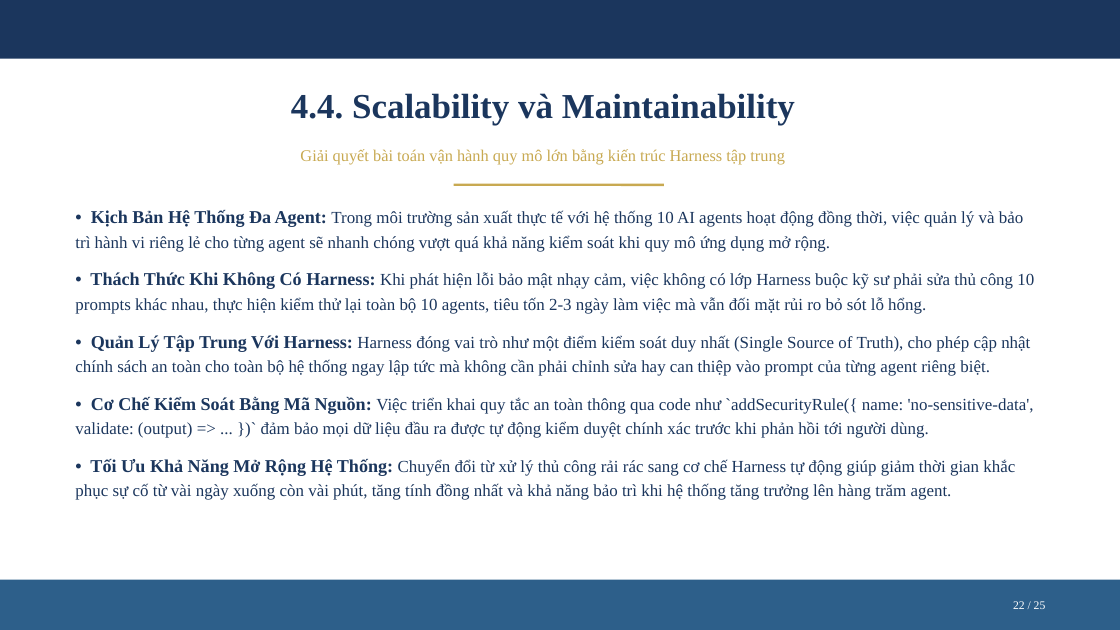
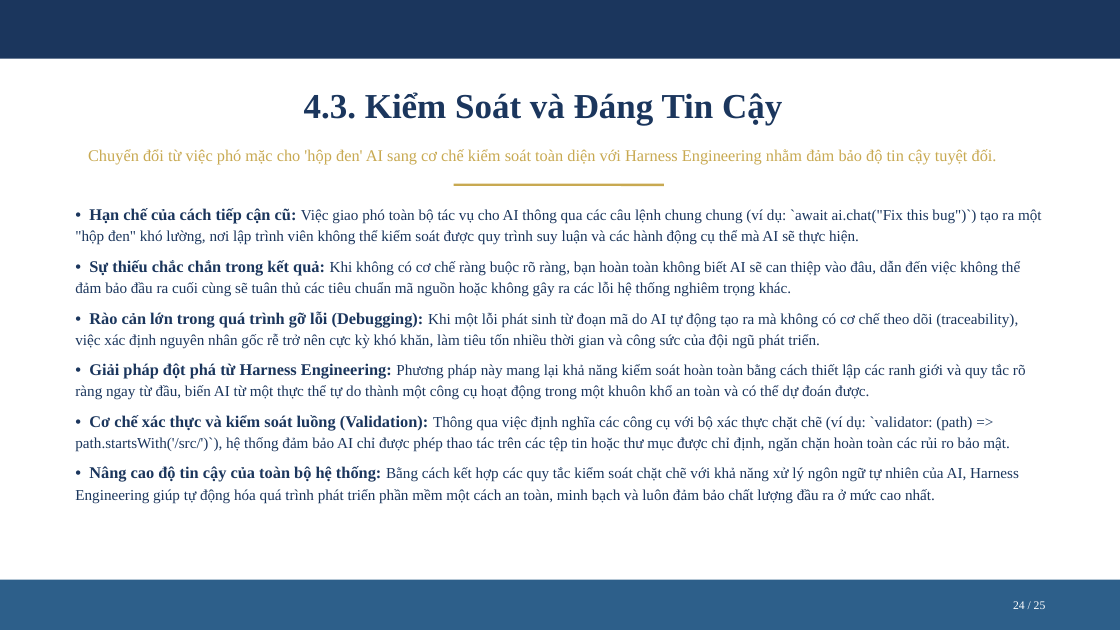
Before and after one commit to nbhson/tool-harness-generate-slide, a slide deck: slide 24 of harness-engineer.pptx (slide 22 before the commit). Drawn at 1120x630 pixels with LibreOffice and Linux fonts; fonts in the diff are those of the drawing. Boxes give left, top, right and bottom in pixels: in the first picture for what was removed or moved away, otherwise in the second. Text is boxed around its words. In the diff, an @@ line names an element or a change of style, - is before the commit and + after.

```diff
--- a/harness-engineer.pptx
+++ b/harness-engineer.pptx
@@ text at box(304, 92, 782, 126): text changed @@
-4.4. Scalability và Maintainability
+4.3. Kiểm Soát và Đáng Tin Cậy
@@ text at box(88, 149, 997, 165): text changed @@
-Giải quyết bài toán vận hành quy mô lớn bằng kiến trúc Harness tập trung
+Chuyển đổi từ việc phó mặc cho 'hộp đen' AI sang cơ chế kiểm soát toàn diện với Harness Engineering nhằm đảm bảo độ tin cậy tuyệt đối.
@@ text at box(75, 208, 1042, 504): text changed; size 14.5 to 13 pt @@
-• Kịch Bản Hệ Thống Đa Agent: Trong môi trường sản xuất thực tế với hệ thống 10 AI agents hoạt động đồng thời, việc quản lý và bảo trì hành vi riêng lẻ cho từng agent sẽ nhanh chóng vượt quá khả năng kiểm soát khi quy mô ứng dụng mở rộng.
-• Thách Thức Khi Không Có Harness: Khi phát hiện lỗi bảo mật nhạy cảm, việc không có lớp Harness buộc kỹ sư phải sửa thủ công 10 prompts khác nhau, thực hiện kiểm thử lại toàn bộ 10 agents, tiêu tốn 2-3 ngày làm việc mà vẫn đối mặt rủi ro bỏ sót lỗ hổng.
-• Quản Lý Tập Trung Với Harness: Harness đóng vai trò như một điểm kiểm soát duy nhất (Single Source of Truth), cho phép cập nhật chính sách an toàn cho toàn bộ hệ thống ngay lập tức mà không cần phải chỉnh sửa hay can thiệp vào prompt của từng agent riêng biệt.
-• Cơ Chế Kiểm Soát Bằng Mã Nguồn: Việc triển khai quy tắc an toàn thông qua code như `addSecurityRule({ name: 'no-sensitive-data', validate: (output) => ... })` đảm bảo mọi dữ liệu đầu ra được tự động kiểm duyệt chính xác trước khi phản hồi tới người dùng.
-• Tối Ưu Khả Năng Mở Rộng Hệ Thống: Chuyển đổi từ xử lý thủ công rải rác sang cơ chế Harness tự động giúp giảm thời gian khắc phục sự cố từ vài ngày xuống còn vài phút, tăng tính đồng nhất và khả năng bảo trì khi hệ thống tăng trưởng lên hàng trăm agent.
+• Hạn chế của cách tiếp cận cũ: Việc giao phó toàn bộ tác vụ cho AI thông qua các câu lệnh chung chung (ví dụ: `await ai.chat("Fix this bug")`) tạo ra một "hộp đen" khó lường, nơi lập trình viên không thể kiểm soát được quy trình suy luận và các hành động cụ thể mà AI sẽ thực hiện.
+• Sự thiếu chắc chắn trong kết quả: Khi không có cơ chế ràng buộc rõ ràng, bạn hoàn toàn không biết AI sẽ can thiệp vào đâu, dẫn đến việc không thể đảm bảo đầu ra cuối cùng sẽ tuân thủ các tiêu chuẩn mã nguồn hoặc không gây ra các lỗi hệ thống nghiêm trọng khác.
+• Rào cản lớn trong quá trình gỡ lỗi (Debugging): Khi một lỗi phát sinh từ đoạn mã do AI tự động tạo ra mà không có cơ chế theo dõi (traceability), việc xác định nguyên nhân gốc rễ trở nên cực kỳ khó khăn, làm tiêu tốn nhiều thời gian và công sức của đội ngũ phát triển.
+• Giải pháp đột phá từ Harness Engineering: Phương pháp này mang lại khả năng kiểm soát hoàn toàn bằng cách thiết lập các ranh giới và quy tắc rõ ràng ngay từ đầu, biến AI từ một thực thể tự do thành một công cụ hoạt động trong một khuôn khổ an toàn và có thể dự đoán được.
+• Cơ chế xác thực và kiểm soát luồng (Validation): Thông qua việc định nghĩa các công cụ với bộ xác thực chặt chẽ (ví dụ: `validator: (path) => path.startsWith('/src/')`), hệ thống đảm bảo AI chỉ được phép thao tác trên các tệp tin hoặc thư mục được chỉ định, ngăn chặn hoàn toàn các rủi ro bảo mật.
+• Nâng cao độ tin cậy của toàn bộ hệ thống: Bằng cách kết hợp các quy tắc kiểm soát chặt chẽ với khả năng xử lý ngôn ngữ tự nhiên của AI, Harness Engineering giúp tự động hóa quá trình phát triển phần mềm một cách an toàn, minh bạch và luôn đảm bảo chất lượng đầu ra ở mức cao nhất.
@@ text at box(1013, 601, 1046, 609): text changed @@
-22 / 25
+24 / 25
```
Also in this commit, not shown: 18 other slides changed, 6 slides added, 6 slides removed, 17 other files.
